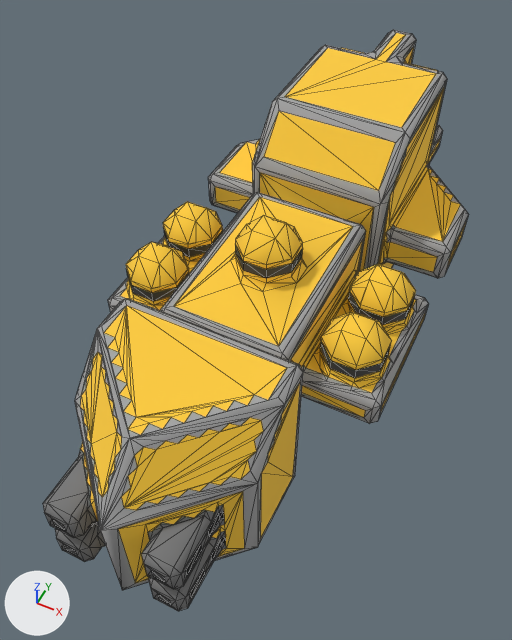
Two versions of the OBJ model src/jsMain/resources/meshes/mechyrdia-2-pilum-class.obj, one commit apart.
One viewpoint serves both versions: a camera (50 mm lens) standing at (17.9, -41.7, 53.2) and looking at (-0.8, -4.2, 6.4). The axes (+X, +Y, +Z) are drawn at lower left. The lights are the same throughout. Mesh edges are drawn as thin lines. Where no turn or scale is listed for an object, it has been applied to the vertices.

Names of what the first picture shows: 'mechyrdia-2-pilum-class'.
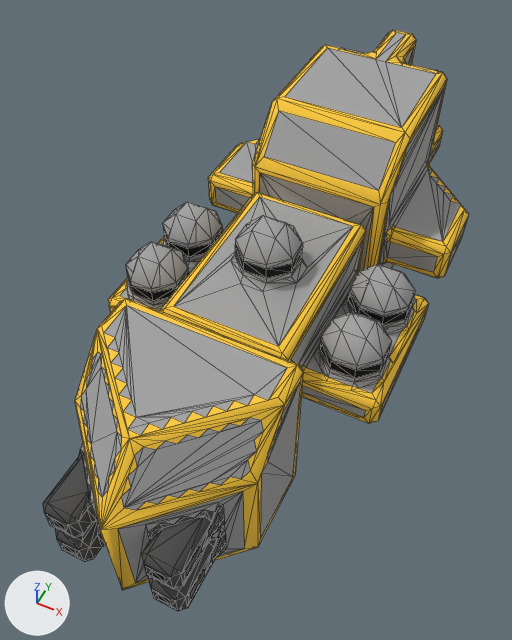
The edits, one by one:
me_mechyrdia_2_pilum_class is used by ob_mechyrdia_2_pilum_class; location (0.0, 0.0, 0.0).
me_mechyrdia_2_pilum_class had 1618 vertices, 2984 faces and spanned x -12.5..12.5, y -28.0..28.0, z 0.0..19.0.
me_mechyrdia_2_pilum_class now has 1617 vertices, 2981 faces and spans x -12.5..12.5, y -28.0..28.0, z 0.0..19.0.
me_mechyrdia_2_pilum_class part 1: 2 vertices moved within x 10.5..11.0, y -2.5..-2.0, z 9.5..11.5; 8 vertices removed from x -8.0..11.0, y -18.5..18.0, z 9.5..15.5; 8 vertices added at x -11.0..7.0, y -18.3..7.5, z 9.0..16.0.
me_mechyrdia_2_pilum_class part 2: 2593 kept faces spanning x -12.5..12.5, y -28.0..28.0, z 0.0..19.0 get new texture (UV) coordinates.

Location of each change, [x1, y1, x2, y2] in pixels of the pictures (512 x 640 px; the box of a moved part takes in the faces that stretch with it):
part 1 of me_mechyrdia_2_pilum_class, moved or reshaped: before [91, 238, 413, 442]; after [87, 132, 410, 387]
part 2 of me_mechyrdia_2_pilum_class, surface changed: [43, 30, 468, 611] in both
